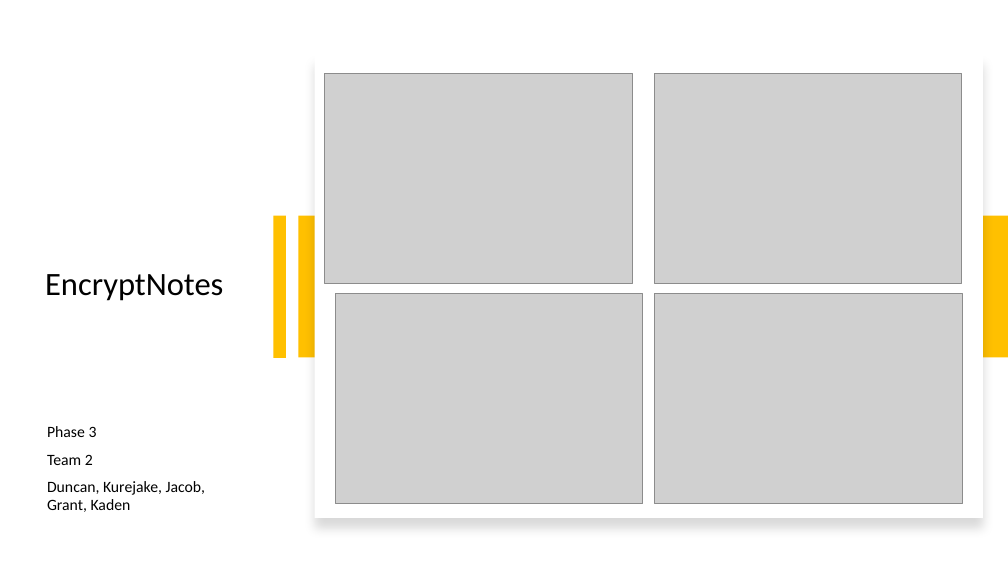
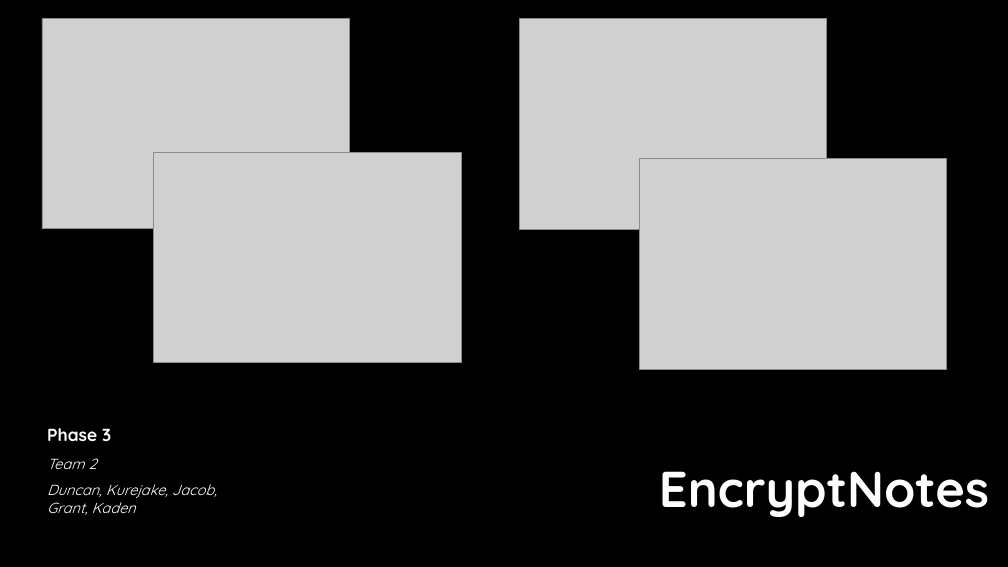
Before and after one commit to Dwaddle26/EncryptNotes, a slide deck: slide 1 of Phase 3 Documentation/Team_2_Presentation_3.pptx. Drawn at 1008x567 pixels with LibreOffice and Linux fonts; fonts in the diff are those of the drawing; grey boxes stand for pictures; background and template pictures are left out. Boxes give left, top, right and bottom in pixels: in the first picture for what was removed or moved away, otherwise in the second. Text is boxed around its words. In the diff, an @@ line names an element or a change of style, - is before the commit and + after.

```diff
--- a/Phase 3 Documentation/Team_2_Presentation_3.pptx
+++ b/Phase 3 Documentation/Team_2_Presentation_3.pptx
@@ background #FFFFFF to #000000 @@
@@ picture: place and size @@
-picture at [325,73,633,284]
+picture at [42,19,350,229]
@@ picture: place and size @@
-picture at [654,73,962,284]
+picture at [520,19,827,229]
@@ rectangle removed at [315,55,983,518] @@
@@ picture: place and size @@
-picture at [335,293,643,504]
+picture at [154,153,461,363]
@@ picture: place and size @@
-picture at [655,293,963,504]
+picture at [639,159,947,369]
@@ rectangle removed at [273,216,286,358] @@
@@ rectangle removed at [298,216,1008,358] @@
@@ title "EncryptNotes": place and size @@
-title "EncryptNotes" at [45,274,223,301]
+title "EncryptNotes" at [659,471,989,517]
@@ title "EncryptNotes" at [659,471,989,517]: size 31 to 48 pt, font Calibri to Quicksand, text colour #000000 to #FEFEFE, bold on; alignment left to right; line spacing 0.9 to 1 @@
@@ subtitle "Phase 3" at [47,428,217,515]: size 15 to 16.6 pt, bold on in "Phase 3"; font Calibri to Quicksand, text colour #000000 to #FFFFFF; size 15 to 13.9 pt, italic on in "Team 2", "Duncan, Kurejake, Jacob, Grant, Kaden"; line spacing 0.9 to 1; less space between paragraphs @@
```
Also in this commit, not shown: 2 other slides changed, 4 slides added, 7 slides removed, 7 other files.
